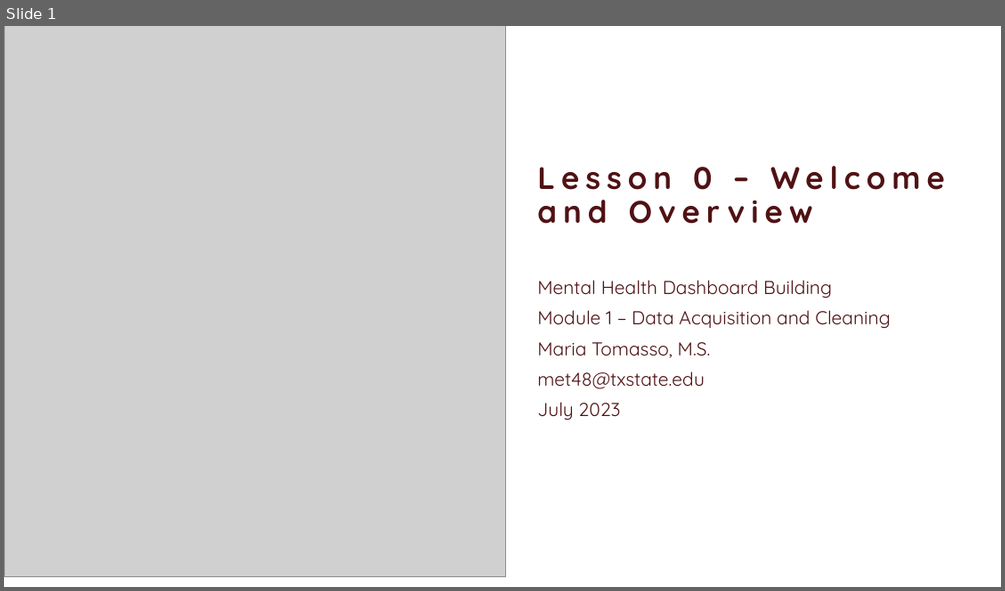
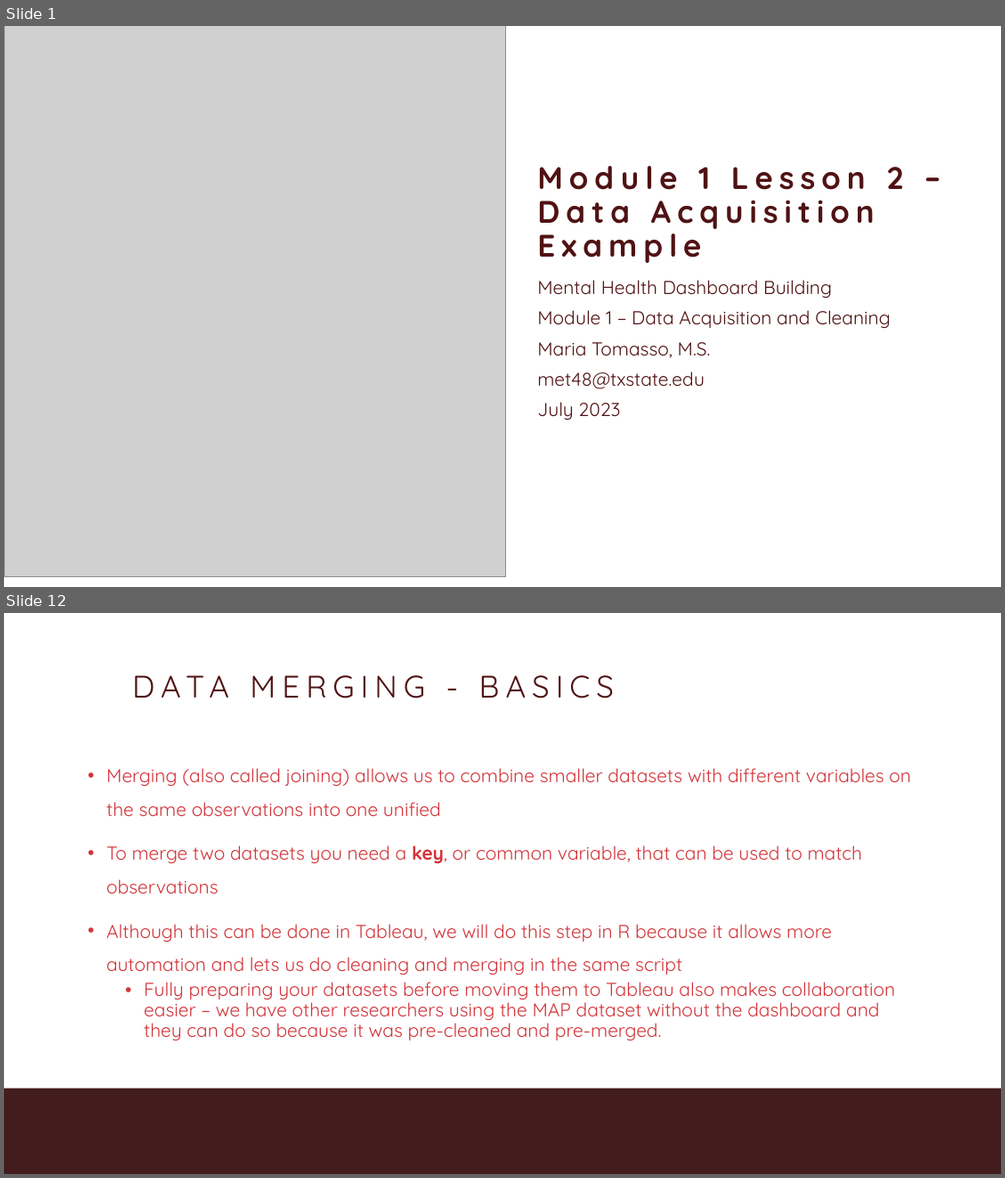
Before and after one commit to MariaElise-T/MH_Dashboard_Tutorial, a slide deck: Formatted Slides/Module1_Video2.pptx. Shown one above the other, each under a label of ours: slide 1 before the commit, slides 1 and 12 after it; the slides between them are not shown. The pictures are 1005x591 and 1005x1178 pixels, drawn with LibreOffice and Linux fonts; fonts in the diff are those of the drawing; grey boxes stand for pictures; background and template pictures are left out. Boxes give left, top, right and bottom in pixels: in the first picture for what was removed or moved away, otherwise in the second. Text is boxed around its words. In the diff, an @@ line names an element or a change of style, - is before the commit and + after.

```diff
--- a/Formatted Slides/Module1_Video2.pptx
+++ b/Formatted Slides/Module1_Video2.pptx
@@ slide 12 added at <box>4,613,1001,1174</box>, background #FFFFFF; not listed: 1 template element that a slide beside it also shows @@
@@ title added at <box>129,669,876,715</box>, 60 pt, text #501214 @@
+DATA MERGING - BASICS
@@ text added at <box>106,768,911,1040</box>, 36 pt, text #D2353A @@
+• Merging (also called joining) allows us to combine smaller datasets with different variables on the same observations into one unified
+• To merge two datasets you need a key, or common variable, that can be used to match observations
+• Although this can be done in Tableau, we will do this step in R because it allows more automation and lets us do cleaning and merging in the same script
+  • Fully preparing your datasets before moving them to Tableau also makes collaboration easier – we have other researchers using the MAP dataset without the dashboard and they can do so because it was pre-cleaned and pre-merged.
@@ slide 1 changed as well @@
@@ title at <box>537,166,904,263</box>: text changed @@
-Lesson 0 – Welcome and Overview
+Module 1 Lesson 2 – Data Acquisition Example
```
Also in this commit, not shown: 2 other slides changed, 16 other slides added, 9 other files.
